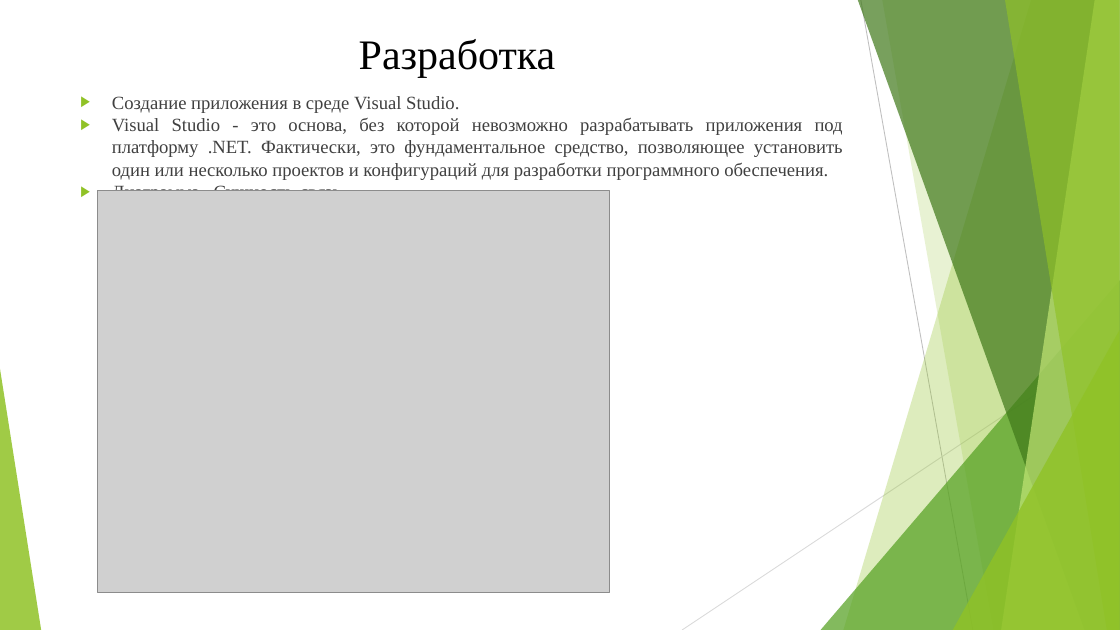
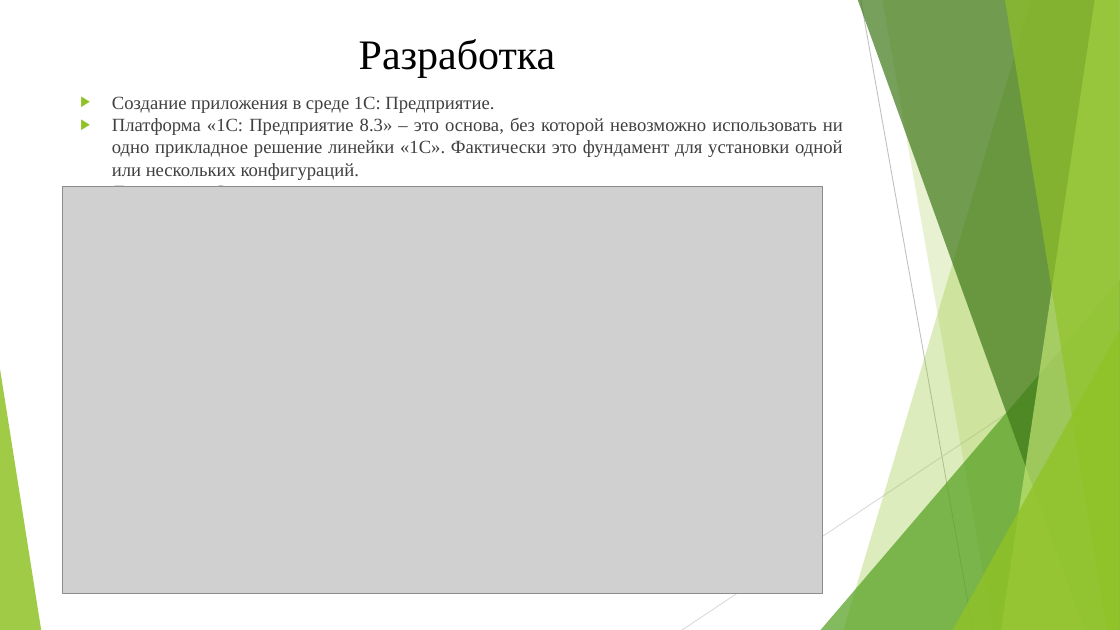
Before and after one commit to Abutalibli/svalka, a slide deck: slide 6 of Абуталыблы.pptx. Drawn at 1120x630 pixels with LibreOffice and Linux fonts; fonts in the diff are those of the drawing; grey boxes stand for pictures. Boxes give left, top, right and bottom in pixels: in the first picture for what was removed or moved away, otherwise in the second. Text is boxed around its words. In the diff, an @@ line names an element or a change of style, - is before the commit and + after.

```diff
--- a/Абуталыблы.pptx
+++ b/Абуталыблы.pptx
@@ text at [112,96,843,180]: text changed @@
-▶ Создание приложения в среде Visual Studio.
-▶ Visual Studio - это основа, без которой невозможно разрабатывать приложения под платформу .NET. Фактически, это фундаментальное средство, позволяющее установить один или несколько проектов и конфигураций для разработки программного обеспечения.
+▶ Создание приложения в среде 1С: Предприятие.
+▶ Платформа «1С: Предприятие 8.3» – это основа, без которой невозможно использовать ни одно прикладное решение линейки «1С». Фактически это фундамент для установки одной или нескольких конфигураций.
@@ picture: place and size @@
-picture at [97,191,610,592]
+picture at [62,187,823,594]
```
Also in this commit, not shown: 2 other slides changed.
